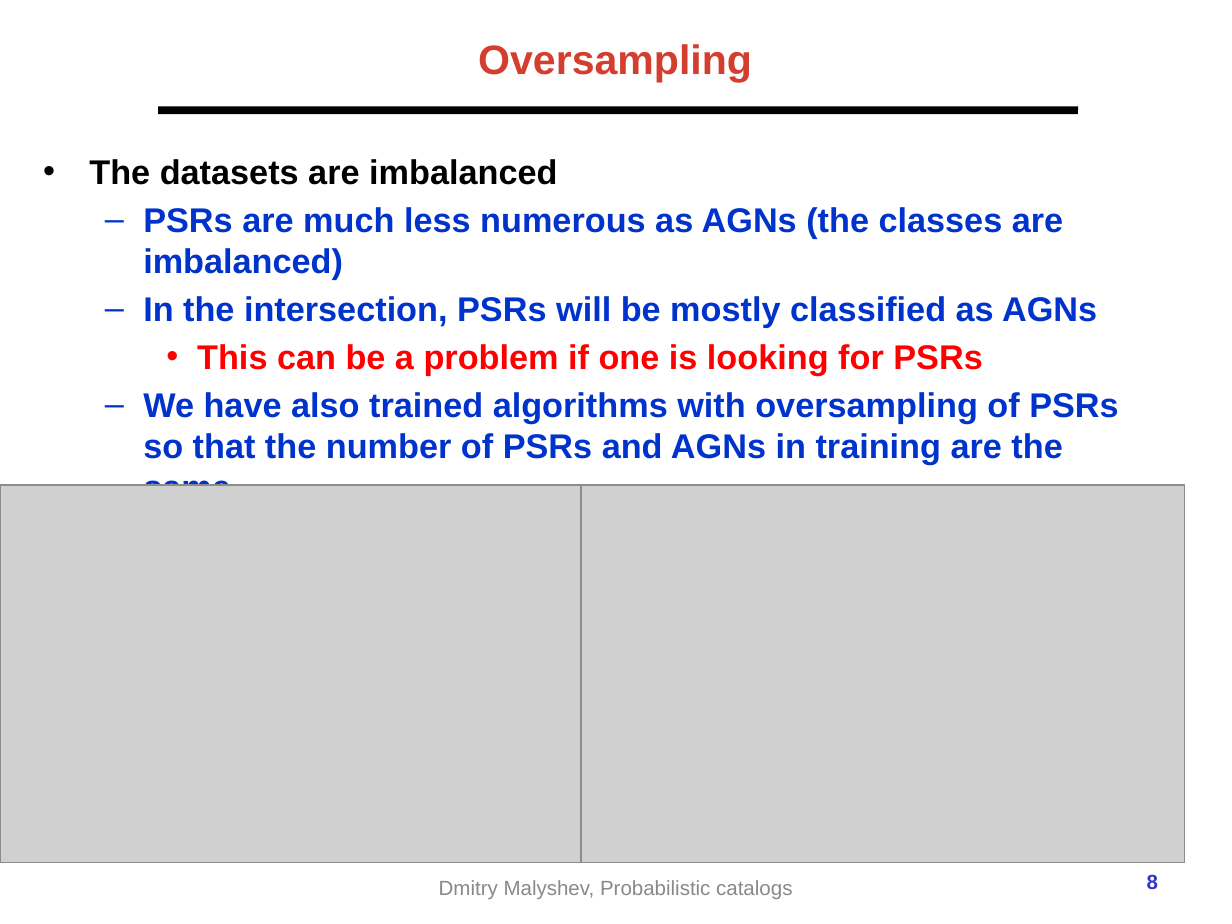
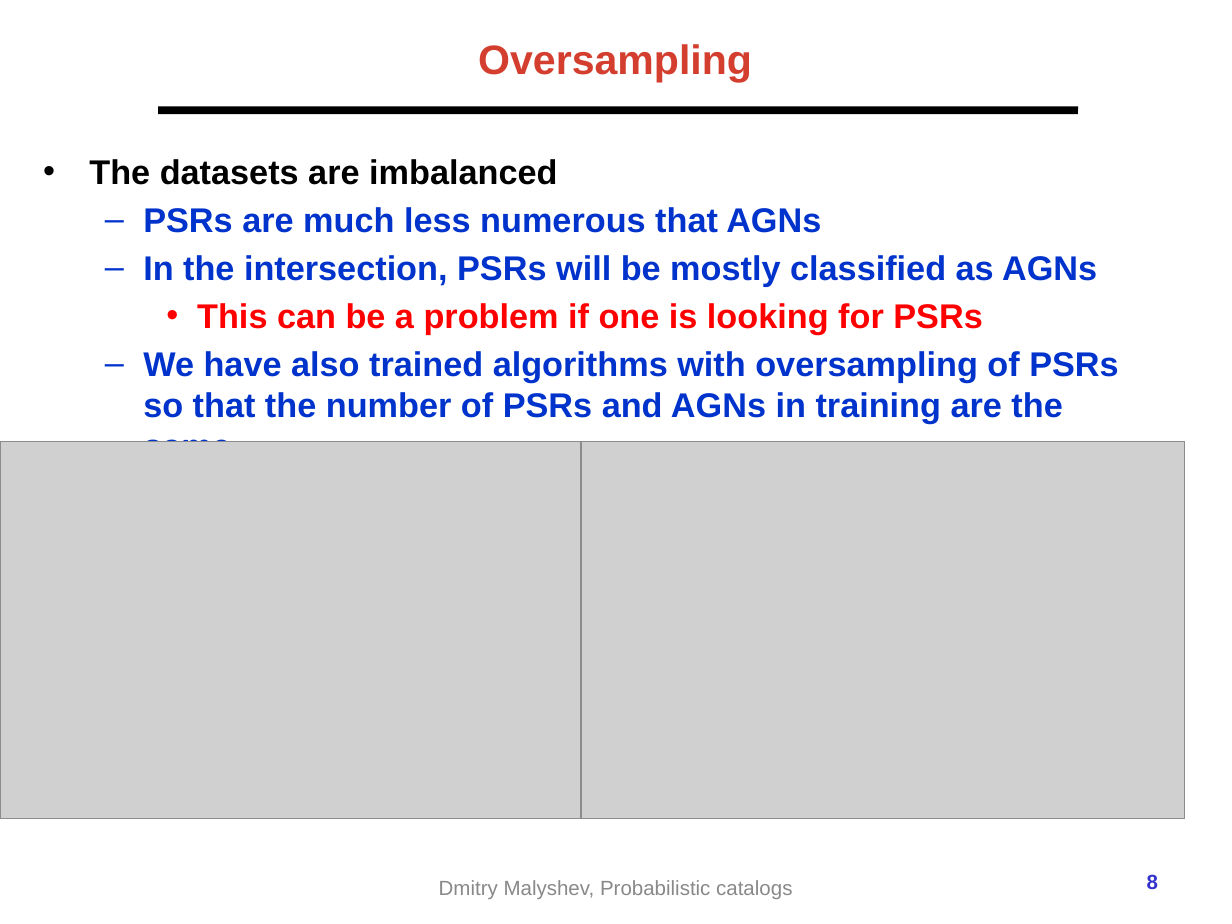
Before and after one commit to aakashbhat/Fermi-LAT, a slide deck: slide 8 of presentations/2021-02-Fermi_prob_catalog_gamma_group.pptx. Drawn at 1232x924 pixels with LibreOffice and Linux fonts; fonts in the diff are those of the drawing; grey boxes stand for pictures; background and template pictures are left out. Boxes give left, top, right and bottom in pixels: in the first picture for what was removed or moved away, otherwise in the second. Text is boxed around its words. In the diff, an @@ line names an element or a change of style, - is before the commit and + after.

```diff
--- a/presentations/2021-02-Fermi_prob_catalog_gamma_group.pptx
+++ b/presentations/2021-02-Fermi_prob_catalog_gamma_group.pptx
@@ text at <box>143,207,821,233</box>: text changed @@
-  – PSRs are much less numerous as AGNs (the classes are imbalanced)
+  – PSRs are much less numerous that AGNs
@@ picture: place and size @@
-picture at <box>0,485,604,862</box>
+picture at <box>0,441,604,818</box>
@@ picture: place and size @@
-picture at <box>582,485,1185,862</box>
+picture at <box>582,441,1185,818</box>
```
Also in this commit, not shown: 5 other slides changed.
